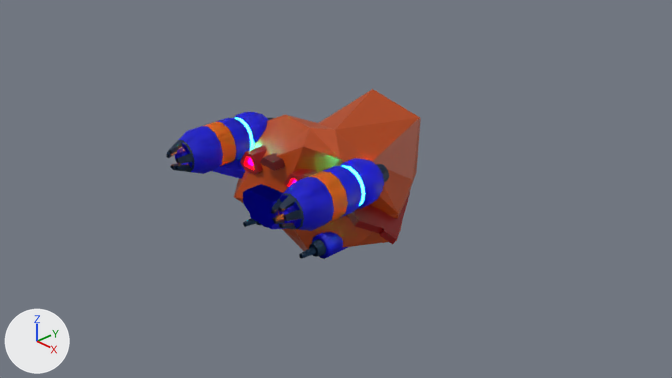
Two versions of the Blender file blend/Models/star-rust.blend, one commit apart.
Before and after are seen from the file's camera 'Camera'. The axes (+X, +Y, +Z) are drawn at lower left. The lights are the same throughout.

Names of what the first picture shows: 'Asteroid', 'Enemy', 'PlayerHero'.
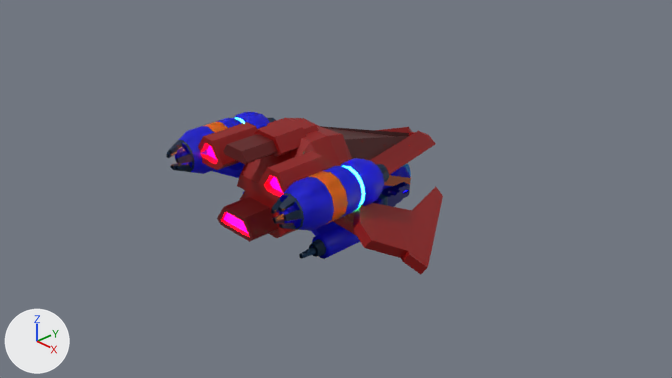
Scene script edits in JSON lines:
```json
{"block": "me_cube_001", "where": "me_cube_001.from_pydata(...)  # 192 vertices, 149 faces; spans x -0.98..0.0, y -0.81..0.85, z -0.15..0.51"}
{"block": "me_cube_001", "where": "# used by ob_enemy; location = (0.0, 0.0, 0.0); scale = (1.32, 1.32, 1.32)"}
{"block": "me_cube_001", "change": "me_cube_001 part 1: the whole mesh is scaled about the mesh origin by 1.9"}
{"op": "set", "path": "ob_enemy.scale", "old": "(1.32, 1.32, 1.32)", "new": "(1.0, 1.0, 1.0)"}
{"op": "add", "block": "ob_asteroid", "code": "ob_asteroid.hide_set(True)"}
```

Where the change shows, as pixel boxes [x1, y1, x2, y2] in the pictures (672 x 378 px):
```json
{"object": "Enemy", "change": "rescaled", "before": [240, 145, 410, 245], "after": [198, 118, 443, 274], "on screen": "44% wider, 55% taller"}
{"object": "Asteroid", "change": "hidden", "before": [234, 89, 421, 251]}
```
